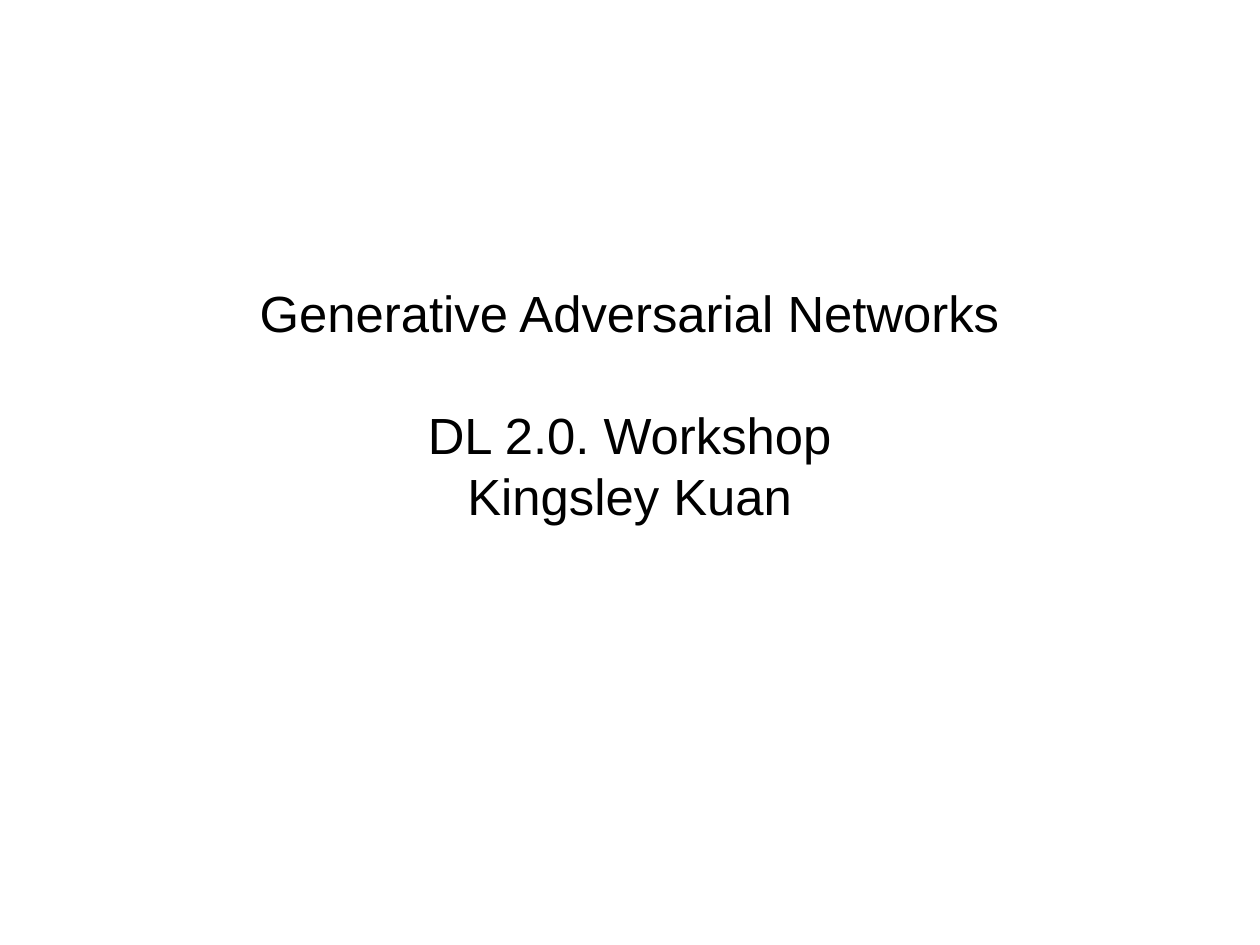
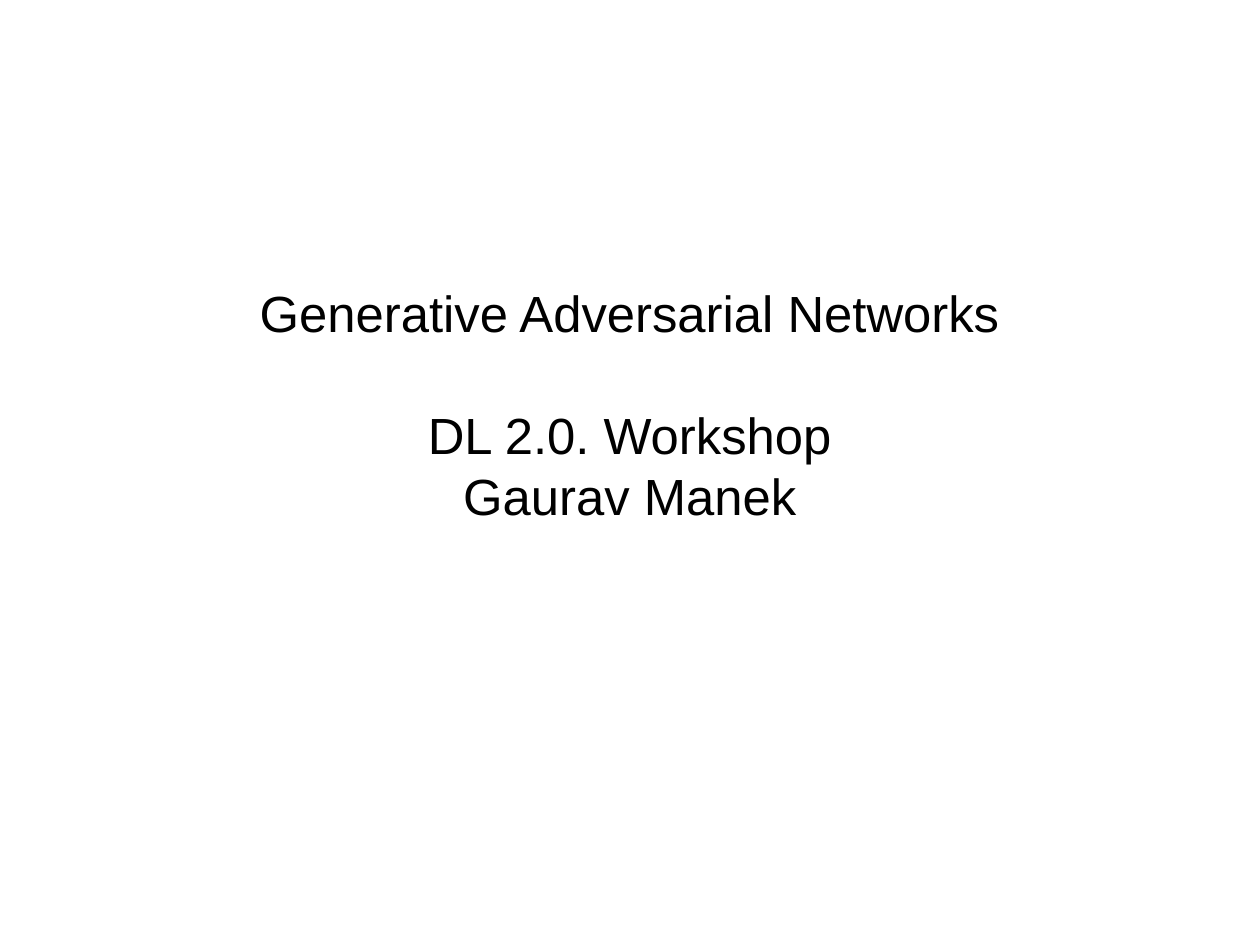
Before and after one commit to gauravmm/DL2.0-Accelerated-Introduction-to-Deep-Learning, a slide deck: slide 1 of gan/gan.odp. Drawn at 1260x945 pixels with LibreOffice and Linux fonts; fonts in the diff are those of the drawing. Boxes give left, top, right and bottom in pixels: in the first picture for what was removed or moved away, otherwise in the second. Text is boxed around its words. In the diff, an @@ line names an element or a change of style, - is before the commit and + after.

Commit message:
GAN slides

```diff
--- a/gan/gan.odp
+++ b/gan/gan.odp
@@ subtitle at box(463, 478, 796, 516): text changed @@
-Kingsley Kuan
+Gaurav Manek
```
